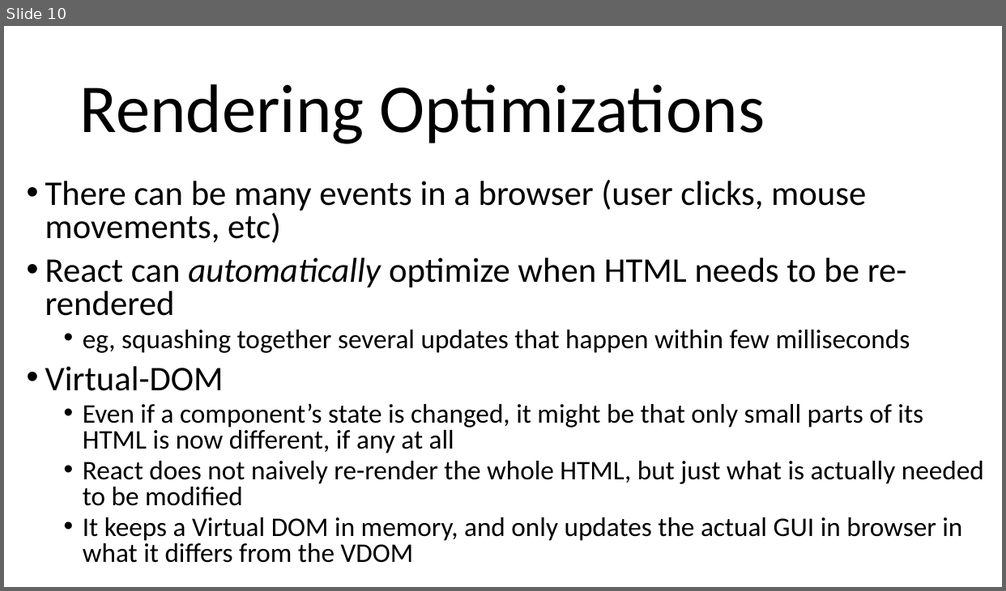
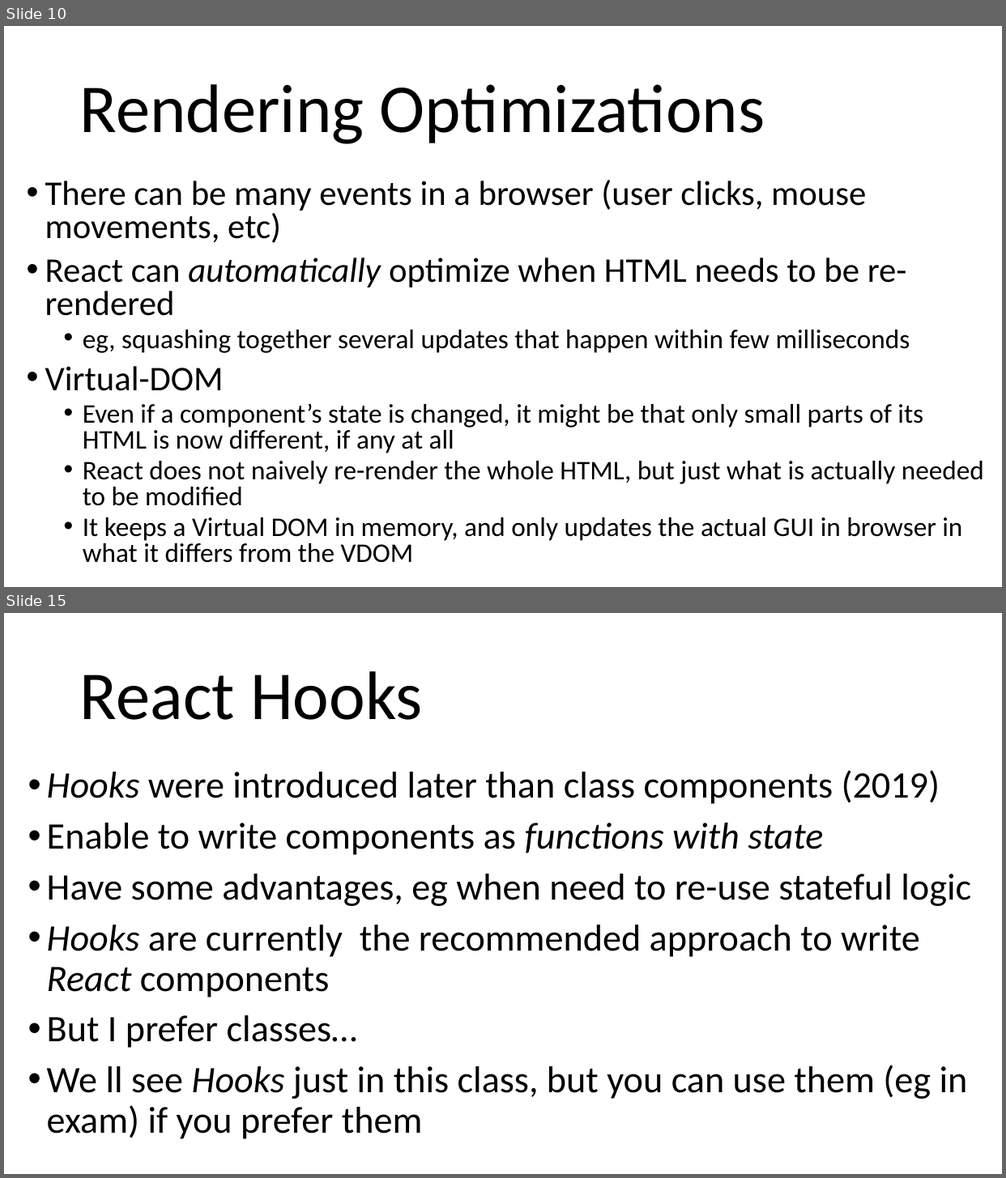
Before and after one commit to arcuri82/web_development_and_api_design, a slide deck: docs/slides/lesson_03.pptx. Shown one above the other, each under a label of ours: slide 10 before the commit, slides 10 and 15 after it; the slides between them are not shown. The pictures are 1006x591 and 1006x1178 pixels, drawn with LibreOffice and Linux fonts; fonts in the diff are those of the drawing. Boxes give left, top, right and bottom in pixels: in the first picture for what was removed or moved away, otherwise in the second. Text is boxed around its words. In the diff, an @@ line names an element or a change of style, - is before the commit and + after.

```diff
--- a/docs/slides/lesson_03.pptx
+++ b/docs/slides/lesson_03.pptx
@@ slide 15 added at (4,613,1002,1174), background #FFFFFF @@
@@ title added at (80,671,423,720), 66 pt, text #000000 @@
+React Hooks
@@ text added at (47,770,971,1139), 36 pt, text #000000 @@
+• Hooks were introduced later than class components (2019)
+• Enable to write components as functions with state
+• Have some advantages, eg when need to re-use stateful logic
+• Hooks are currently the recommended approach to write React components
+• But I prefer classes…
+• We ll see Hooks just in this class, but you can use them (eg in exam) if you prefer them
```
Also in this commit, not shown: 3 slides changed, 3 other slides added, 1 other file.
